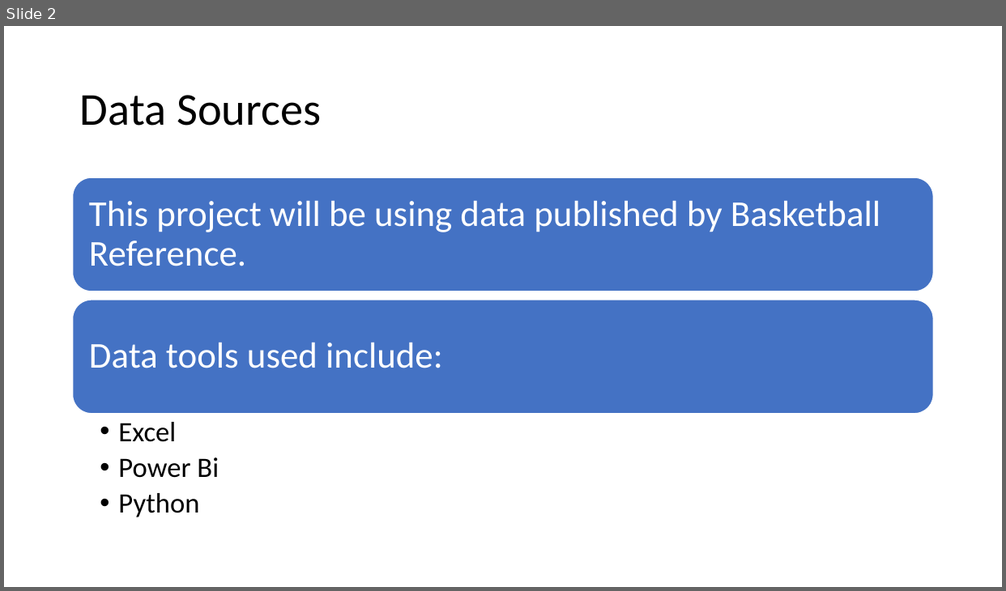
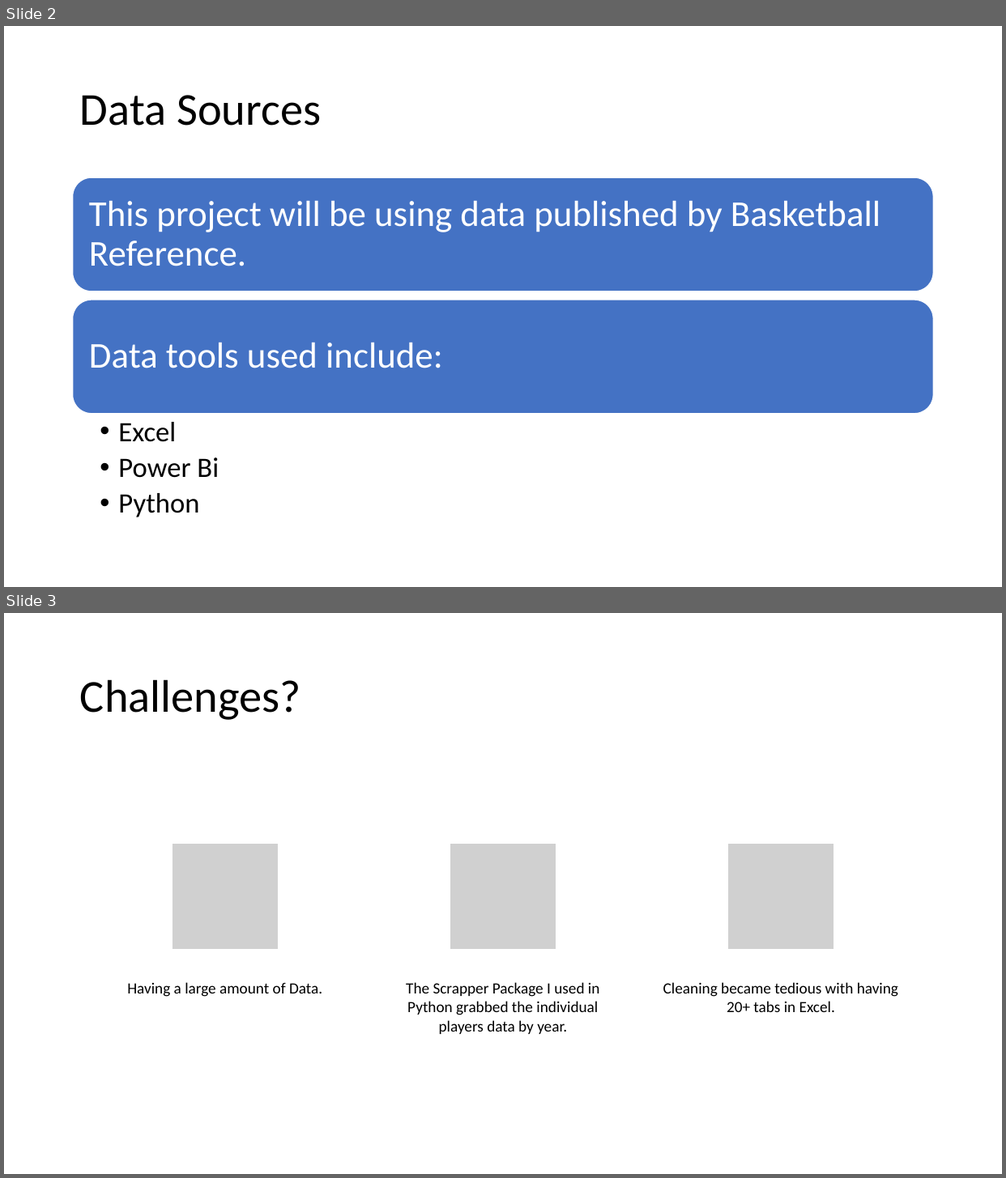
Before and after one commit to apeay905/MJ-vs-Lebron-data-apeay905, a slide deck: Who’s The Real MVP.pptx. Shown one above the other, each under a label of ours: slide 2 before the commit, slides 2 and 3 after it. The pictures are 1006x591 and 1006x1178 pixels, drawn with LibreOffice and Linux fonts; fonts in the diff are those of the drawing; grey boxes stand for pictures. Boxes give left, top, right and bottom in pixels: in the first picture for what was removed or moved away, otherwise in the second. Text is boxed around its words. In the diff, an @@ line names an element or a change of style, - is before the commit and + after.

```diff
--- a/Who’s The Real MVP.pptx
+++ b/Who’s The Real MVP.pptx
@@ slide 3 added at box(4, 613, 1002, 1174), background #FFFFFF @@
@@ title added at box(80, 679, 301, 720), 44 pt, text #000000 @@
+Challenges?
@@ group added at box(127, 844, 898, 1034): 3 pictures, 3 texts @@
+Having a large amount of Data.
+The Scrapper Package I used in Python grabbed the individual players data by year.
+Cleaning became tedious with having 20+ tabs in Excel.
```
Also in this commit, not shown: 2 slides changed, 5 other slides added, 8 other files.
